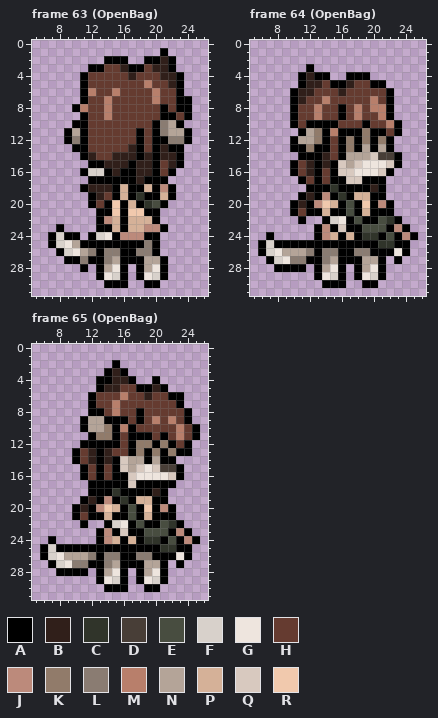
Edited in one commit: pixel-art file (art/OV/Miraov.aseprite). Above, as it was before the edit.
32x32 pixels, 76 frames. Colours within 5 levels of each other are drawn and written as one. Shown: frame 63 (OpenBag): x 5..26, y 0..31; frame 64 (OpenBag): x 5..26, y 0..31; frame 65 (OpenBag): x 5..26, y 0..31. The commit also changed other frames, which this record leaves out.
Visible layers, top first: "Axe", "Bandage", "Flame", "Bag", "Base".
Palette (. is transparent): A #000000  B #301f1a  C #30342a  D #483e37  E #484d40  F #d8d1cb  G #eee5de  H #653b30  J #bc8a7b  K #917b6a  L #8a7c72  M #b87f6b  N #b4a498  P #d5b198  Q #d8c9bf  R #f1c9ad
Pixels before, frame 63 (OpenBag), first column x 7:
 1 ..............A...
 2 .......AAA..AABA..
 3 .....AAHHBAAHBBA..
 4 ....AHHHHHBHHHBBA.
 5 ....AHHHHHHHMHHBA.
 6 ....AMHHMHHHHMHHA.
 7 ....AHHMHHHHHMHHAA
 8 ...AMHHMHHHHHHAHAA
 9 ....AHHMHHHHHHAAHA
10 ...AAHHHHHHHHALNA.
11 ..ANAHHHHHHAHALNNA
12 ..ALAHHHHHHAHAALLA
13 ...AAHHHHHBAHABAA.
14 ....ABHHBBBABABBA.
15 .....AABBBABBAHBA.
16 ....AFFABAABBAHA..
17 .....AAAAAABAAA...
18 ....ABBBAPAAPAJA..
19 .....ABHAPACAAPA..
20 .....AHARAPACEA...
21 ......AARARRAA....
22 ......AJPAPPPA....
23 .A....AAPAPPJJA...
24 AFAA.AFGAJJJAA....
25 AFGNAAAAAAAALA....
26 .AFGNLALLAALLA....
27 ..AALAALNAAANNA...
28 ....A.ANGA.ANGA...
29 ......AGFA.AGFA...
30 .......AAA..AA....
Pixels before, frame 64 (OpenBag), first column x 6:
 3 ......A.............
 4 .....ABAA..AAA......
 5 .....ABBHAABHHAA....
 6 ....ABBHHHBHHHHHA...
 7 ....ABHHMHHHHHMHA...
 8 ....AHHMHHAHMHMMA...
 9 ....AHHMHHAHMHHMA...
10 ....AHAAAAHHHAHHMA..
11 .....ANKAMAAAKAAHA..
12 ....ANNKAHAKAKAKA...
13 ....AAKAAHAKANANA...
14 .....AAABHANNNQDDA..
15 ....AHBABAQNQGGGQA..
16 ....AHBAHAQQGGGQA...
17 .....AHAHAAQQAAA....
18 ......AAACAAAABA....
19 .....ABAJACAPPAA....
20 ....ABAJRPAEARAJA...
21 ....AHAAPAAEAPAAA...
22 .....A..AFGAEAAECA..
23 .......AJAQAAEEEAJA.
24 .A.....AJPAPACCAEAJA
25 AFAAAAAAAAAAAAACCAA.
26 AFGNNNLALLAALLAAAGA.
27 .AFGLLAALNAAANNA.A..
28 ..AAAA.ANGA.ANGA....
29 .......AGFA.AGFA....
30 ........AAA..AA.....
Pixels before, frame 65 (OpenBag), first column x 6:
 2 .........A..........
 3 ........ABA.........
 4 .......AABBA..A.....
 5 .......ABBHHAABA....
 6 ......AHHHMHHBHHAA..
 7 ......AHHMHHHHHHHA..
 8 ......AAHMHHAHHHHHA.
 9 .....ANNAAAHAHMHMHA.
10 .....ANNKAMAHHHHHMHA
11 ......AKKAHAAAHAHMHA
12 .....AAAAAHAKKAKAHA.
13 ....AHBABHHAKAKAKAA.
14 ....AHBABAQNNANAA...
15 .....AHAHAQNQGQDDA..
16 .....AHAHAAQGGGGQA..
17 ......AAAAAQAAAAA...
18 ......AAACAAAABA....
19 .....ABAJACAPPAA....
20 ....ABAJRPAEARAJA...
21 ....AHAAPAAEAPAAA...
22 .....A..AFGAEAAECA..
23 .......AJAQAAEEEAJA.
24 .A.....AJPAPACCAEAJA
25 AFAAAAAAAAAAAAACCAA.
26 AFGNNNLALLAALLAAAGA.
27 .AFGLLAALNAAANNA.A..
28 ..AAAA.ANGA.ANGA....
29 .......AGFA.AGFA....
30 ........AAA..AA.....
Once edited:
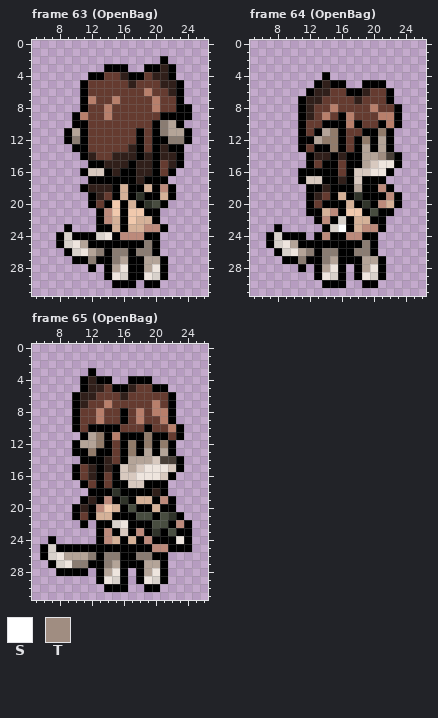
Colours new in this view: S #ffffff  T #a08d81
From old to new:
Frame 63 (OpenBag), layer "Base":
y 1: x 21 A -> .
y 2: x 14..16 AAA -> ...; x 19..22 AABA -> ..A.
y 3: x 12..20 AAHHBAAHB -> ..AAA..AA
y 4: x 11..13 AHH -> .AA; x 16..18 HBH -> BAA; x 20 H -> B; x 22..23 BA -> A.
y 5: x 17 H -> B; x 19 M -> H; x 21 H -> B
y 6: x 12 M -> H; x 15 M -> H; x 19..20 HM -> MH; x 22 H -> B
y 7: x 12 H -> M; x 14..15 MH -> HM; x 24 A -> .
y 8: x 10..11 AM -> .A; x 20..21 HA -> MH
y 9: x 10..11 .A -> AM; x 23 H -> A
y 16: x 12..13 FF -> QQ
y 21: x 14 A -> J
y 22: x 17 P -> R
y 23: x 8..9 A. -> .A
y 24: x 7..9 AFA -> .AF; x 11 . -> A
y 25: x 7..11 AFGNA -> .AFGN
y 26: x 8..14 AFGNLAL -> .AFGNLA; x 16 A -> L
y 27: x 9 A -> .; x 11..12 LA -> AL; x 14..16 LNA -> ALN
y 28: x 11..17 A.ANGA. -> .A.ANGA
y 29: x 13..17 AGFA. -> .AGFA
y 30: x 14 A -> .; x 17 . -> A
Frame 64 (OpenBag), layer "Base":
y 3: x 12 A -> .
y 4: x 11..13 ABA -> ...; x 17..19 AAA -> ...
y 5: x 11..14 ABBH -> ..AB; x 17..19 BHH -> ..A
y 6: x 10..14 ABBHH -> ..ABB; x 16..19 BHHH -> HAAB
y 7: x 10..14 ABHHM -> .ABBH; x 18 H -> B; x 20 M -> H
y 8: x 10..13 AHHM -> .ABH; x 15..16 HA -> MH; x 18 M -> H; x 21..23 MA. -> HHA
y 9: x 10..14 AHHMH -> .ABHM; x 17..18 HM -> MH; x 22..23 A. -> MA
y 10: x 10..13 AHAA -> .AHH; x 16..19 HHHA -> AMAH; x 21 H -> A
y 11: x 12..15 NKAM -> HANK; x 17..19 AAK -> HHA; x 21..23 AHA -> KA.
y 12: x 10..15 ANNKAH -> .AANKK; x 17 K -> H; x 21 K -> N
y 13: x 10 A -> .; x 12 K -> H; x 15 H -> K; x 17 K -> H
y 14: x 11 A -> .; x 13 A -> B; x 15..18 HANN -> ABAA; x 20..21 QD -> NT
y 15: x 10..14 AHBAB -> ..AHA; x 16..20 QNQGG -> HAANQ; x 22 Q -> G
y 16: x 10..12 AHB -> .AA; x 14 H -> A; x 16..19 QQGG -> HAQQ; x 21 Q -> G
y 17: x 12..14 HAH -> QQA; x 16..17 AQ -> BA
y 18: x 14..15 AC -> BA; x 18 A -> N; x 20..22 BA. -> AJA
y 19: x 11..14 ABAJ -> .ABH; x 16 C -> P; x 18..19 PP -> CA; x 22..23 .. -> JA
y 20: x 10..11 AB -> ..; x 13..15 JRP -> HAA; x 17 E -> P; x 19 R -> C; x 22..23 A. -> PA
y 21: x 10..11 AH -> ..; x 15 A -> J; x 17..20 EAPA -> RRAE
y 22: x 11 A -> .; x 13..16 .AFG -> AJAF; x 18..19 EA -> PP; x 21..23 ECA -> A..
y 23: x 8 . -> A; x 13..16 AJAQ -> .AFS; x 18..24 AEEEAJA -> PJJA...
y 24: x 8..11 .... -> FAAA; x 15 P -> A; x 17..25 PACCAEAJA -> JJAA.....
y 25: x 6..10 AFAAA -> .AFGN; x 19 A -> L; x 21..24 CCAA -> ....
y 26: x 6..10 AFGNN -> ..AFG; x 21..24 AAGA -> ....
y 27: x 7..10 AFGL -> ..AA; x 23 A -> .
y 28: x 8..10 AAA -> ...
Frame 65 (OpenBag), layer "Base":
y 2: x 15 A -> .
y 3: x 12 . -> A; x 14..16 ABA -> ...
y 4: x 11..12 .. -> AB; x 15..16 BB -> ..; x 18..20 ..A -> AA.
y 5: x 11..20 ..ABBHHAAB -> ABBHAABHHA
y 6: x 10..12 ..A -> ABB; x 16 M -> B; x 19 B -> H; x 23 A -> .
y 7: x 10..12 ..A -> ABH; x 14..15 HM -> MH; x 20 H -> M; x 22..23 HA -> A.
y 8: x 10..13 ..AA -> AHHM; x 15..16 MH -> HA; x 18 A -> M; x 20..24 HHHHA -> MMA..
y 9: x 10..15 .ANNAA -> AHHMHH; x 18 A -> M; x 20..24 MHMHA -> HMA..
y 10: x 10..14 .ANNK -> AHAAA; x 16..17 MA -> HH; x 19 H -> A; x 22..25 HMHA -> MA..
y 11: x 11..12 .A -> AN; x 14..16 KAH -> AMA; x 19..20 AH -> KA; x 23..25 MHA -> A..
y 12: x 10..13 .AAA -> ANNK; x 15..18 AHAK -> HAKA; x 23..24 HA -> ..
y 13: x 11..12 HB -> AK; x 14 B -> A; x 16..24 HAKAKAKAA -> AKANANA..
y 14: x 10..12 AHB -> .AA; x 15..16 AQ -> HA; x 19..23 ANAA. -> NQDDA
y 15: x 10..12 .AH -> AHB; x 14 H -> B; x 20..22 QDD -> GGQ
y 16: x 10..12 .AH -> AHB; x 16 A -> Q; x 21..23 GQA -> QA.
y 17: x 11..12 .A -> AH; x 14 A -> H; x 18 A -> Q; x 22 A -> .
y 19: x 21..22 A. -> JA
y 20: x 19..21 RAJ -> APA
y 21: x 13 A -> P; x 17..19 EAP -> AEE; x 21..23 AA. -> ECA
y 22: x 13 . -> A; x 18 E -> A; x 20 A -> E; x 22..24 CA. -> AJA
y 23: x 18..23 AEEEAJ -> JACAEA
y 24: x 19..20 CC -> JA; x 22..25 EAJA -> AGA.
y 25: x 20..22 ACC -> JJA
y 26: x 22..24 AGA -> ...
y 27: x 23 A -> .
